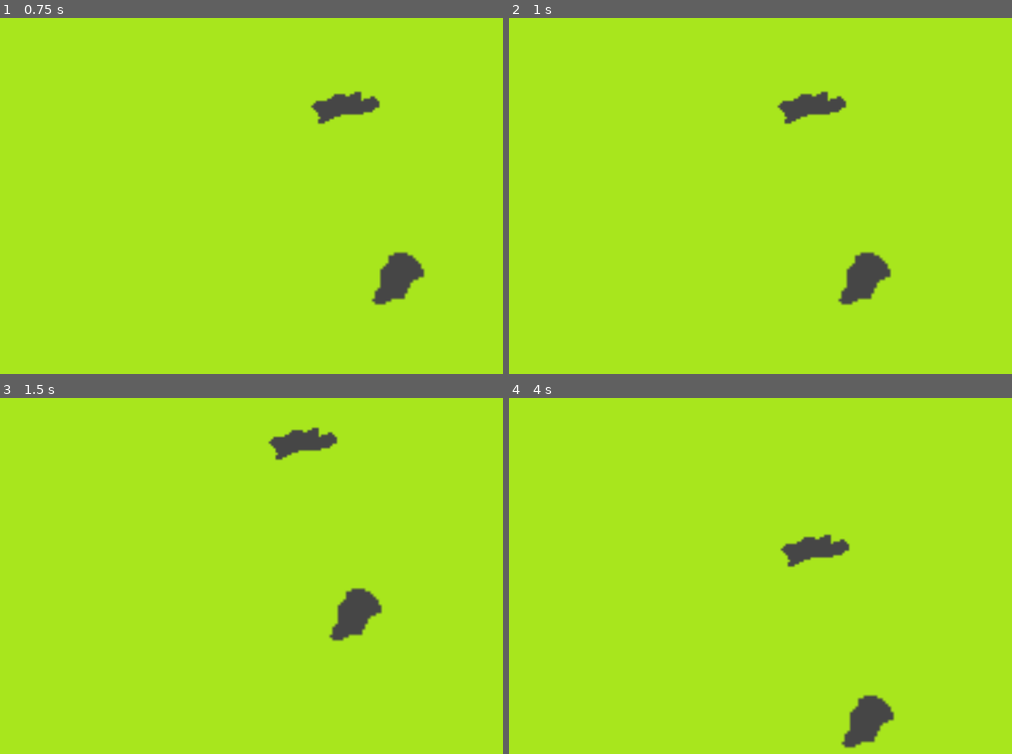
Above: before the commit, frames 1-4 (two rows, left to right).
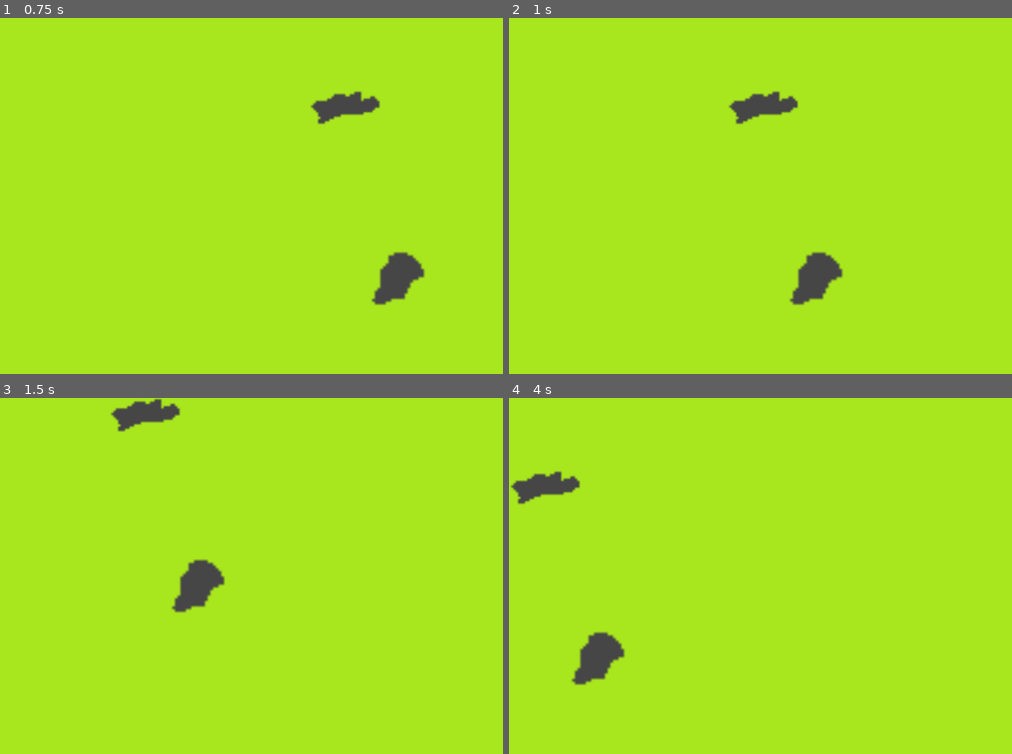
Above: after the commit, the same moments.

Repository: justin-swenson111/SY25-26
Game: Godot game, scene res://prefabs/world assets/World.tscn
The game is run twice, just before and just after one commit, with the same random seed, the same clock (stepped at 60 frames per second) and the same inputs.
Inputs:
- Up to frame 1 (0.75 s): tap Enter at 0.5 s; hold D (Right) from 0.53 s (still down); tap Space (attack) at 0.6 s
- Up to frame 2 (1 s): keep holding D (Right)
- Up to frame 3 (1.5 s): release D (Right) at 1.28 s; hold S (Down) from 1.28 s (still down); tap Space (attack) at 1.35 s
- Up to frame 4 (4 s): release S (Down) at 2.03 s; hold D (Right) 2.03-2.78 s; tap Space (attack) at 2.1, 2.85, 3.5, 3.6 s; hold W (Up) 2.78-3.53 s; hold A (Left) from 3.53 s (still down)

Frame 1 is identical in both runs. In frame 2, 3.3% of the frame differs, in the area x 43-77%, y 20-81%; in frame 3, 3.5%; in frame 4, 3.5%, in the area x 0-77%, y 20-99%.

Commit message:
enemy attack changes

Diff:
--- a/2D game/new-game-project/prefabs/NPC/punching bag.tscn
+++ b/2D game/new-game-project/prefabs/NPC/punching bag.tscn
@@ -1,13 +1,27 @@
-[gd_scene load_steps=3 format=3 uid="uid://codkmq5oextlc"]
+[gd_scene load_steps=5 format=3 uid="uid://codkmq5oextlc"]
 
 [ext_resource type="Script" uid="uid://cun7ckbriql2l" path="res://scripts/enemy/damage.gd" id="1_qnnvr"]
+[ext_resource type="Script" uid="uid://6eifmed716rw" path="res://scripts/enemy/playerDamage.gd" id="2_svnqc"]
 
 [sub_resource type="RectangleShape2D" id="RectangleShape2D_rsruq"]
 size = Vector2(89, 91)
 
+[sub_resource type="RectangleShape2D" id="RectangleShape2D_qnnvr"]
+
 [node name="PunchingBag" type="CharacterBody2D" groups=["Enemy"]]
+collision_layer = 2
 script = ExtResource("1_qnnvr")
 
 [node name="CollisionShape2D" type="CollisionShape2D" parent="."]
 shape = SubResource("RectangleShape2D_rsruq")
+disabled = true
 debug_color = Color(0.998937, 0, 0.128371, 0.42)
+
+[node name="Area2D" type="Area2D" parent="." groups=["EnemyAttack"]]
+script = ExtResource("2_svnqc")
+
+[node name="CollisionShape2D2" type="CollisionShape2D" parent="Area2D"]
+scale = Vector2(3, 3)
+shape = SubResource("RectangleShape2D_qnnvr")
+
+[connection signal="body_entered" from="Area2D" to="Area2D" method="_on_body_entered"]
--- a/2D game/new-game-project/prefabs/player/Main.tscn
+++ b/2D game/new-game-project/prefabs/player/Main.tscn
@@ -7,7 +7,10 @@
 [sub_resource type="RectangleShape2D" id="RectangleShape2D_2au82"]
 size = Vector2(95, 96)
 
+[sub_resource type="CircleShape2D" id="CircleShape2D_r3w1b"]
+
 [node name="CharacterBody2D" type="CharacterBody2D"]
+collision_mask = 3
 script = ExtResource("1_r4515")
 
 [node name="Sprite2D" type="Sprite2D" parent="."]
@@ -23,12 +26,18 @@
 zoom = Vector2(1.62, 1.62)
 
 [node name="(1_0, 0_0)" type="Area2D" parent="."]
-visible = false
+collision_mask = 3
 script = ExtResource("3_r3w1b")
 
 [node name="CollisionPolygon2D" type="CollisionPolygon2D" parent="(1_0, 0_0)"]
 position = Vector2(15, 0)
 polygon = PackedVector2Array(11, -23, 16, -3, 16, 5, 12, 27, 23, 15, 25, -2, 22, -18)
+
+[node name="ShapeCast2D" type="ShapeCast2D" parent="(1_0, 0_0)"]
+scale = Vector2(2, 2)
+shape = SubResource("CircleShape2D_r3w1b")
+target_position = Vector2(30, 0)
+collide_with_areas = true
 
 [node name="(-1_0, 0_0)" type="Area2D" parent="."]
 visible = false
@@ -40,6 +49,7 @@
 
 [node name="(0_0, 1_0)" type="Area2D" parent="."]
 visible = false
+collision_mask = 3
 script = ExtResource("3_r3w1b")
 
 [node name="CollisionPolygon2D" type="CollisionPolygon2D" parent="(0_0, 1_0)"]
--- a/2D game/new-game-project/project.godot
+++ b/2D game/new-game-project/project.godot
@@ -17,7 +17,7 @@
 
 [autoload]
 
-Global="*res://scripts/Global.gd"
+Global="*res://scripts/environment/Global.gd"
 
 [editor]
 
@@ -26,6 +26,7 @@
 [global_group]
 
 Enemy="Things that take damage from the player"
+EnemyAttack="Things that damage the player on collision"
 
 [input]
 
--- a/2D game/new-game-project/scripts/Global.gd
+++ /dev/null
@@ -1,3 +0,0 @@
-extends Node
-
-var side = ""
--- /dev/null
+++ b/2D game/new-game-project/scripts/enemy/playerDamage.gd
@@ -0,0 +1,10 @@
+extends Area2D
+
+var g = Global.health
+
+
+
+
+func _on_body_entered(body: Node2D) -> void:
+	#print(g)
+	pass
--- /dev/null
+++ b/2D game/new-game-project/scripts/environment/Global.gd
@@ -0,0 +1,3 @@
+extends Node
+
+var health = 5
Not shown: 1 places in 2D game/new-game-project/prefabs/player/Main.tscn that only renumber resources
Not shown, added: 2D game/new-game-project/scripts/enemy/playerDamage.gd.uid
Renamed: 2D game/new-game-project/scripts/Global.gd.uid -> 2D game/new-game-project/scripts/environment/Global.gd.uid
